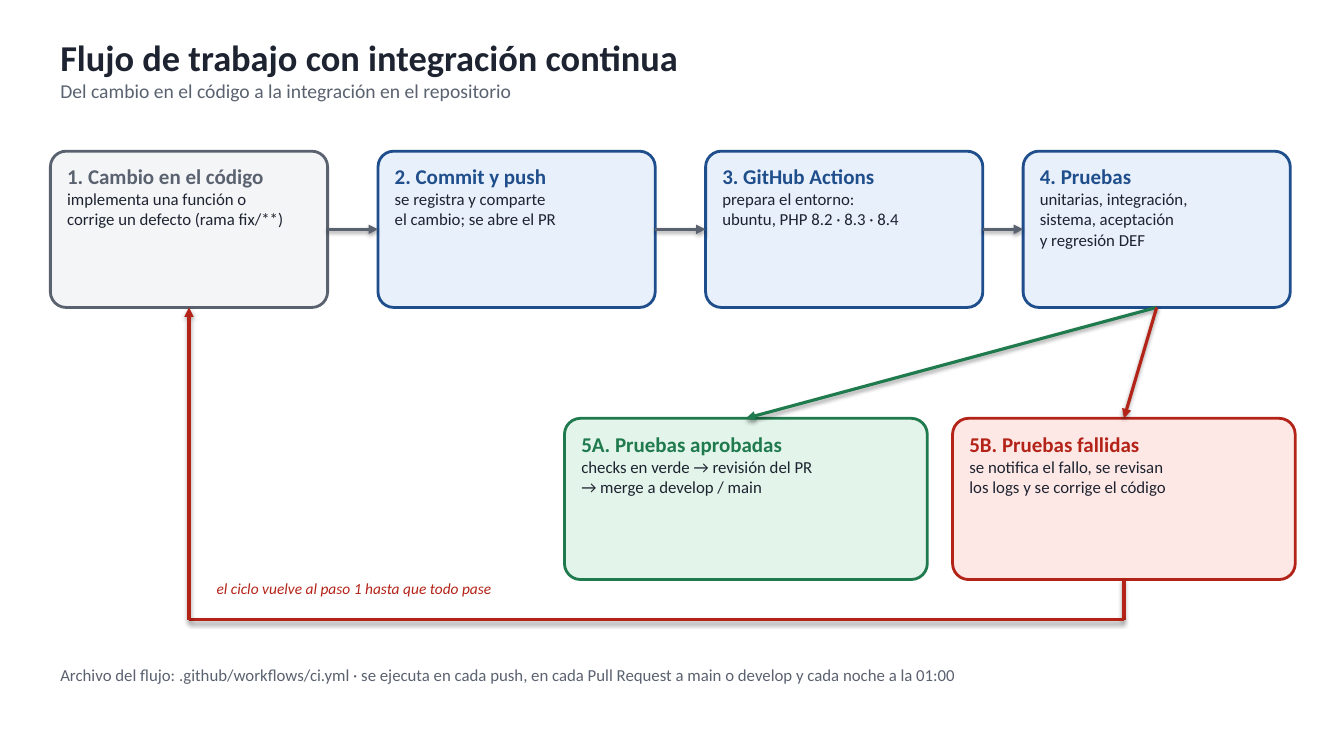
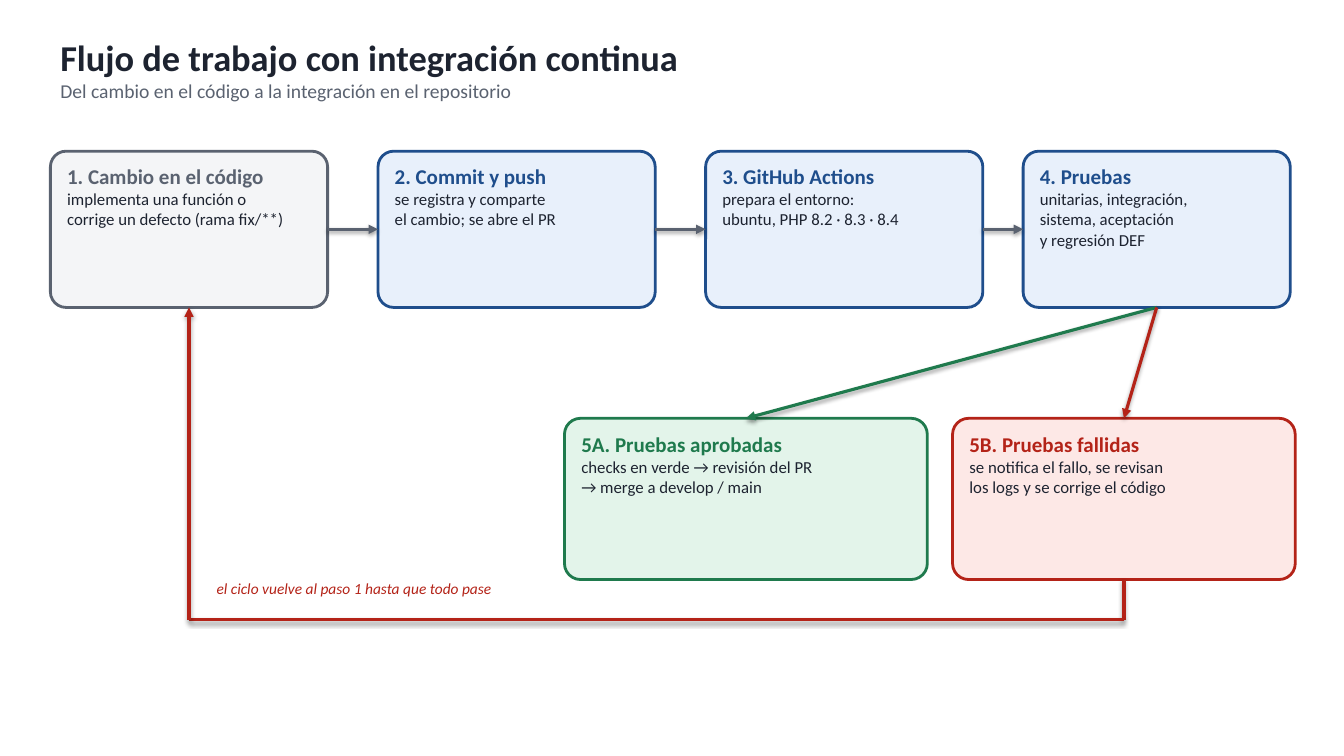
Before and after one commit to azharsonix/sistema-inventario-actividad-2, a slide deck: slide 6 of docs/Segunda parte/Diagramas - Segunda parte.pptx. Drawn at 1344x756 pixels with LibreOffice and Linux fonts; fonts in the diff are those of the drawing. Boxes give left, top, right and bottom in pixels: in the first picture for what was removed or moved away, otherwise in the second. Text is boxed around its words. In the diff, an @@ line names an element or a change of style, - is before the commit and + after.

```diff
--- a/docs/Segunda parte/Diagramas - Segunda parte.pptx
+++ b/docs/Segunda parte/Diagramas - Segunda parte.pptx
@@ text removed at <box>60,669,954,684</box> @@
-Archivo del flujo: .github/workflows/ci.yml · se ejecuta en cada push, en cada Pull Request a main o develop y cada noche a la 01:00
```
Also in this commit, not shown: 7 other slides changed, 12 other files.
